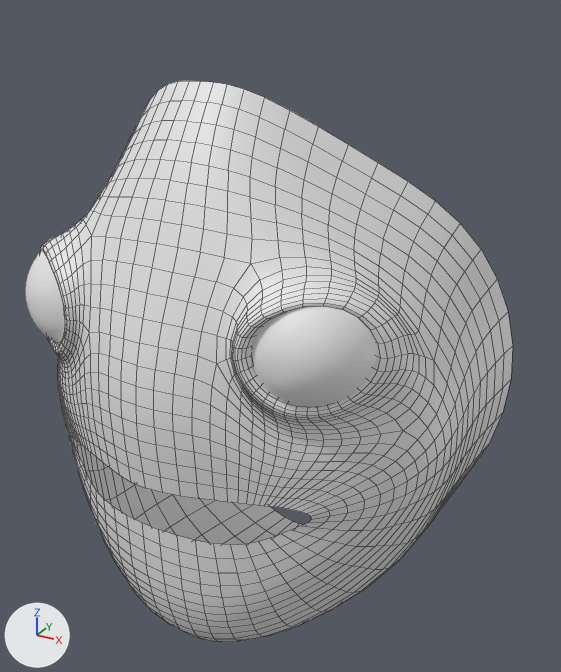
A saved change to the Blender file character_modeling_tutorial.blend.
The view is the same before and after, from a 50 mm camera at (4.38, -5.63, 4.59) aimed at (0.21, 1.96, 0.79). Every picture has the same lights, and +X, +Y and +Z are marked at lower left. Mesh edges are drawn as thin lines on the coarser meshes.

The older version as bpy lines, for what is in view:
```python
me_plane = bpy.data.meshes.new('Plane')
me_plane.from_pydata(...)  # 72 vertices, 56 faces; spans x 0.0..2.92, y -2.75..3.84, z -3.42..0.68
me_plane.polygons.foreach_set('use_smooth', [True] * 56)
# before: 12 (0.77, 1.55, 0.26), 23 (2.41, 1.14, -1.4), 28 (1.0, -2.49, -1.1), 29 (0.0, -2.63, -0.97), 32 (2.35, 1.98, -1.7)
# before: 35 (0.44, -2.68, -2.95), 36 (0.0, -2.75, -2.95), 37 (0.54, 3.84, -0.79), 38 (0.0, 3.84, -0.77), 39 (2.51, 2.32, -2.33)
# before: 40 (2.92, 0.28, -3.42), 41 (2.33, -1.76, -3.08), 47 (1.53, 3.08, -1.56), 59 (1.89, 2.18, -0.1), 60 (1.03, 2.13, 0.24)
# before: 61 (0.85, 1.55, 0.3), 64 (1.18, 1.05, 0.22), 65 (1.86, 2.35, -0.5), 71 (1.55, 0.89, -0.08)
me_sphere = bpy.data.meshes.new('Sphere')
me_sphere.from_pydata(...)  # a UV sphere (8 segments, 8 rings, poles along y) spanning x -1.0..1.0, y -1.0..1.0, z -1.0..1.0
me_sphere.polygons.foreach_set('use_smooth', [True] * 64)
me_sphere_001 = bpy.data.meshes.new('Sphere.001')
me_sphere_001.from_pydata(...)  # a UV sphere (8 segments, 8 rings, poles along y) spanning x -1.0..1.0, y -1.0..1.0, z -1.0..1.0
me_sphere_001.polygons.foreach_set('use_smooth', [True] * 64)
ob_plane = bpy.data.objects.new('Plane', me_plane)
ob_plane.location = (0.0, 0.0, 0.0)
ob_plane.rotation_euler = (1.571, 0.0, 0.0)  # degrees (90, 0, 0)
_m = ob_plane.modifiers.new('Mirror', 'MIRROR')
_m.use_clip = True
_m = ob_plane.modifiers.new('Subsurf', 'SUBSURF')
_m.render_levels = 4
ob_sphere = bpy.data.objects.new('Sphere', me_sphere)
ob_sphere.location = (1.37, 0.52, 1.58)
ob_sphere.scale = (0.781, 0.781, 0.781)
_m = ob_sphere.modifiers.new('Subsurf', 'SUBSURF')
ob_sphere_001 = bpy.data.objects.new('Sphere.001', me_sphere_001)
ob_sphere_001.location = (-1.37, 0.52, 1.58)
ob_sphere_001.scale = (0.781, 0.781, 0.781)
_m = ob_sphere_001.modifiers.new('Subsurf', 'SUBSURF')
```
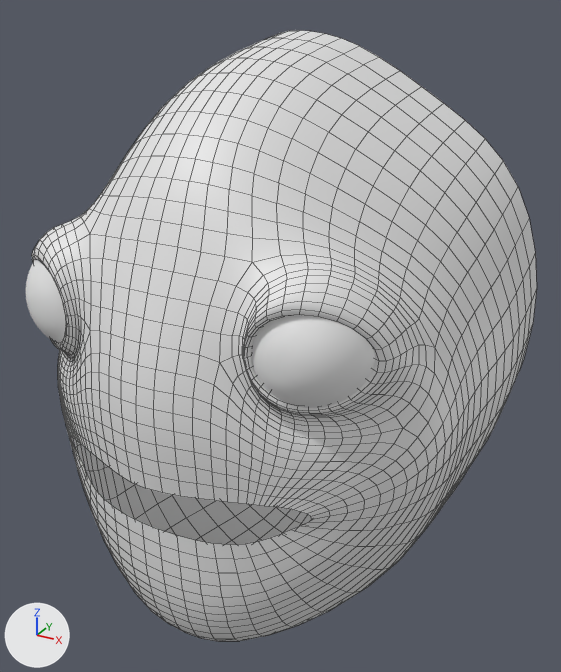
Changed parts and their boxes [x1, y1, x2, y2] in the pictures (561 x 672 px):
'Plane', reshaped (7% wider, 9% taller): before [40, 81, 513, 642]; after [32, 31, 537, 642]
part 1 of me_plane, built on: before [40, 81, 513, 606]; after [32, 31, 537, 609]

The change, as a diff of the scene's bpy script:
```diff
--- a/character_modeling_tutorial.blend.py
+++ b/character_modeling_tutorial.blend.py
@@ me_plane @@
 me_plane.from_pydata(...)  # 72 vertices, 56 faces; spans x 0.0..2.92, y -2.75..3.84, z -3.42..0.68
 # used by ob_plane; location = (0.0, 0.0, 0.0); rotation_euler = (1.571, 0.0, 0.0), in degrees (90, 0, 0)
 # verts and faces of me_plane; kept vertices keep their numbers, new ones are numbered from 72
+# me_plane part 1
+verts[12] = (0.78, 1.55, 0.22)  # moved
+verts[23] = (2.41, 1.46, -1.35)  # moved
+verts[28] = (1.0, -2.5, -1.16)  # moved
+verts[29] = (0.0, -2.55, -0.96)  # moved
+verts[32] = (2.35, 1.82, -1.87)  # moved
+verts[35] = (0.44, -2.75, -2.81)  # moved
+verts[36] = (0.0, -2.89, -2.75)  # moved
+verts[37] = (0.54, 3.95, -1.26)  # moved
+verts[38] = (0.0, 3.98, -1.14)  # moved
+verts[39] = (2.51, 2.24, -2.48)  # moved
+verts[40] = (2.92, 0.33, -3.52)  # moved
+verts[47] = (1.53, 3.25, -1.85)  # moved
+verts[59] = (1.89, 1.97, 0.12)  # moved
+verts[60] = (1.18, 2.35, 0.24)  # moved
+verts[61] = (0.95, 1.55, 0.15)  # moved
+verts[64] = (1.18, 1.0, 0.03)  # moved
+verts[65] = (1.86, 2.45, -0.31)  # moved
+verts[71] = (1.55, 0.89, -0.28)  # moved
+verts[72] = (0.44, -2.55, -3.84)
+verts[73] = (0.0, -2.64, -3.85)
+verts[74] = (0.54, 4.16, -3.09)
+verts[75] = (0.0, 4.24, -2.63)
+verts[76] = (2.51, 2.7, -3.81)
+verts[77] = (2.92, 0.68, -4.28)
+verts[78] = (2.33, -1.49, -4.06)
+verts[79] = (1.53, 3.44, -3.53)
+faces += [(35, 72, 73, 36), (37, 38, 75, 74), (39, 76, 77, 40), (40, 77, 78, 41), (35, 41, 78, 72), (37, 74, 79, 47)]
+faces += [(39, 47, 79, 76)]
```
